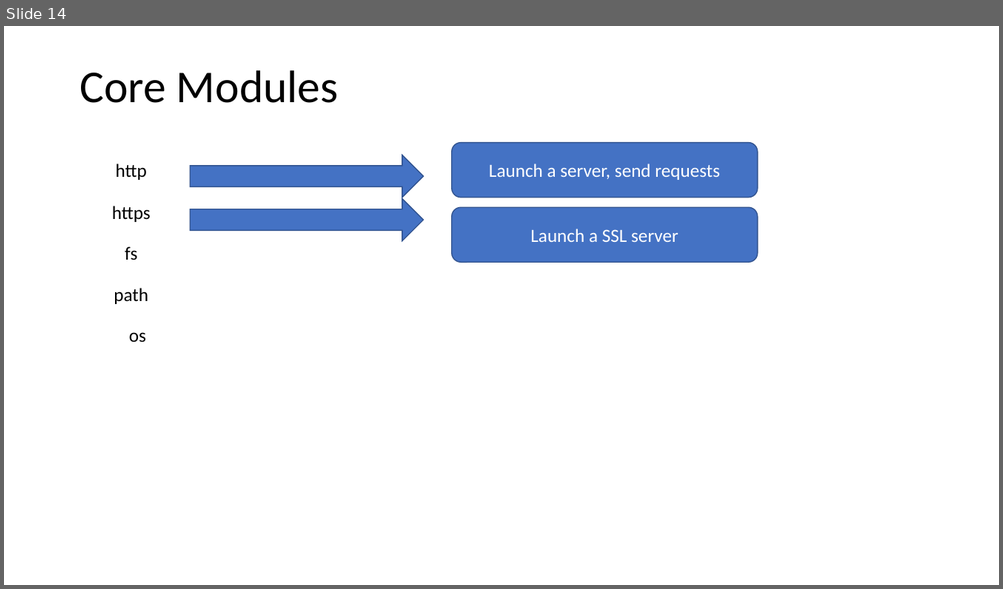
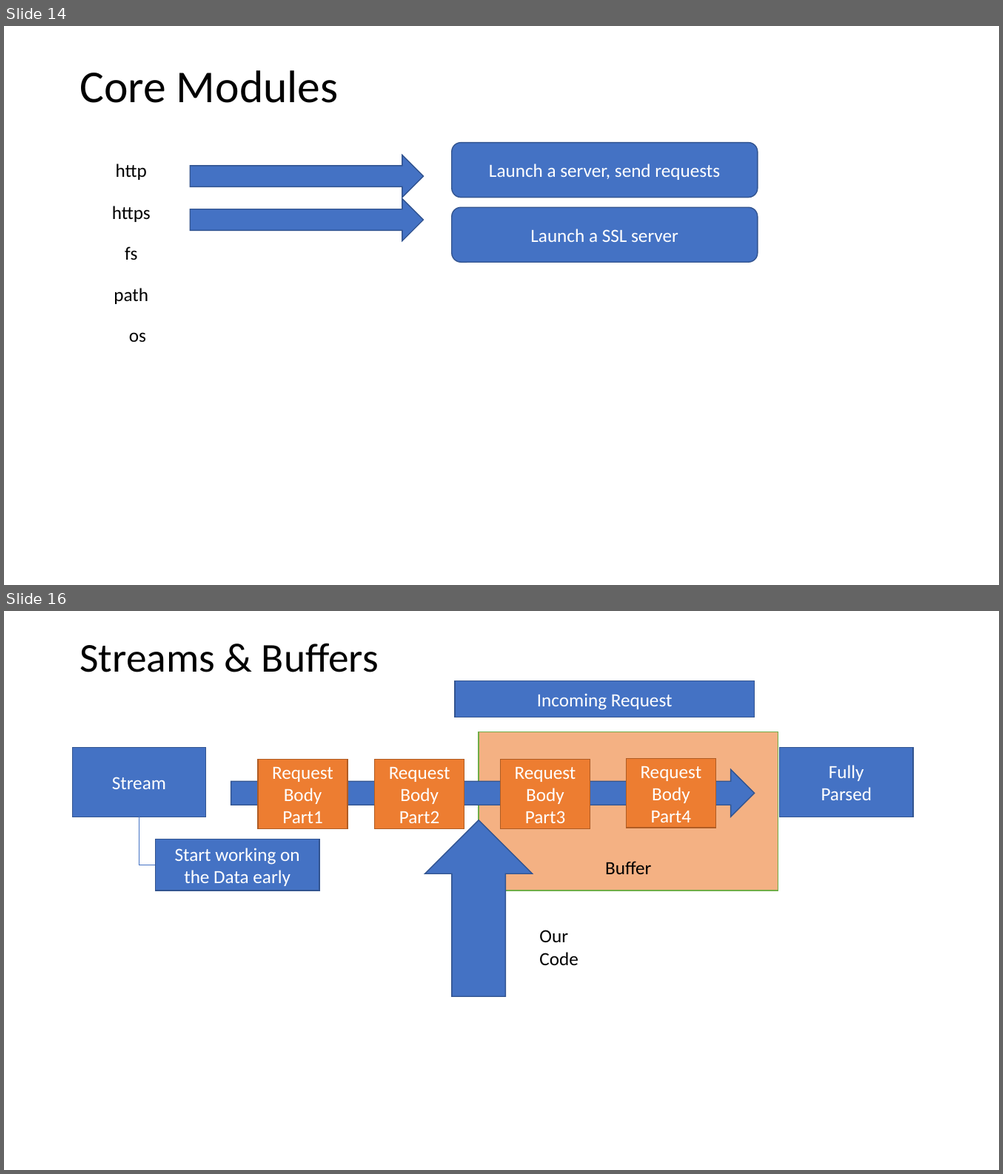
Before and after one commit to PiyushChaturvedii/batch03, a slide deck: What is Node.pptx. Shown one above the other, each under a label of ours: slide 14 before the commit, slides 14 and 16 after it; the slides between them are not shown. The pictures are 1003x589 and 1003x1174 pixels, drawn with LibreOffice and Linux fonts; fonts in the diff are those of the drawing. Boxes give left, top, right and bottom in pixels: in the first picture for what was removed or moved away, otherwise in the second. Text is boxed around its words. In the diff, an @@ line names an element or a change of style, - is before the commit and + after.

```diff
--- a/What is Node.pptx
+++ b/What is Node.pptx
@@ slide 16 added at [4, 611, 999, 1170], background #FFFFFF @@
@@ title added at [79, 643, 378, 672], 39.6 pt, text #000000 @@
+Streams & Buffers
@@ rectangle added at [455, 681, 754, 718], fill #4472C4, outline #325491 1 pt, 18 pt, text #FFFFFF @@
+Incoming Request
@@ rectangle added at [478, 732, 778, 891], fill #F4B183, outline #70AD47 1 pt, 18 pt, text #000000 @@
+Buffer
@@ rectangle added at [73, 748, 206, 817], fill #4472C4, outline #325491 1 pt, 18 pt, text #FFFFFF @@
+Stream
@@ rectangle added at [258, 760, 347, 829], fill #ED7D31, outline #AF5C24 1 pt, 18 pt, text #FFFFFF @@
+Request
+Body Part1
@@ rectangle added at [375, 760, 464, 829], fill #ED7D31, outline #AF5C24 1 pt, 18 pt, text #FFFFFF @@
+Request
+Body Part2
@@ rectangle added at [500, 760, 589, 829], fill #ED7D31, outline #AF5C24 1 pt, 18 pt, text #FFFFFF @@
+Request
+Body Part3
@@ rectangle added at [626, 759, 716, 828], fill #ED7D31, outline #AF5C24 1 pt, 18 pt, text #FFFFFF @@
+Request
+Body Part4
@@ rectangle added at [780, 748, 913, 817], fill #4472C4, outline #325491 1 pt, 18 pt, text #FFFFFF @@
+Fully
+Parsed
@@ right arrow added at [231, 770, 754, 817], fill #4472C4, outline #325491 1 pt @@
@@ elbow line added from (139, 817) to (156, 865), #4472C4 0.5 pt @@
@@ down arrow added at [425, 820, 532, 997], fill #4472C4, outline #325491 1 pt @@
@@ rectangle added at [156, 840, 319, 891], fill #4472C4, outline #325491 1 pt, 18 pt, text #FFFFFF @@
+Start working on the Data early
@@ text added at [539, 930, 578, 965], 18 pt, text #000000 @@
+Our
+Code
```
Also in this commit, not shown: 8 other slides added, 10 other files.
